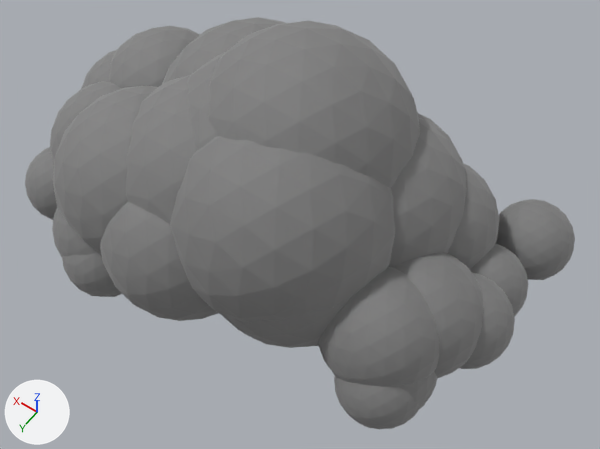
Renders of the glTF model Break A Bed/Models/clouds/Cloud_1.glb from each side of a commit.
The view is the same before and after, from a 50 mm camera at (-28.7, 34.7, 58.5) aimed at (-5.2, 1.8, 6.8). Arrows for +X, +Y and +Z are at lower left; the lights stay in place. The first picture is the older version.

Script lines for the objects in view, before the commit:
```python
me_cloud = bpy.data.meshes.new('Cloud')
me_cloud.from_pydata(...)  # 4860 vertices, 9600 faces; spans x -23.4..22.5, y -15.1..14.4, z 0.4..20.6
me_cloud.materials.append(mat_material_0)  # its picture is missing
ob_cloud = bpy.data.objects.new('Cloud', me_cloud)
ob_cloud.location = (0.0, 0.0, 0.0)
```
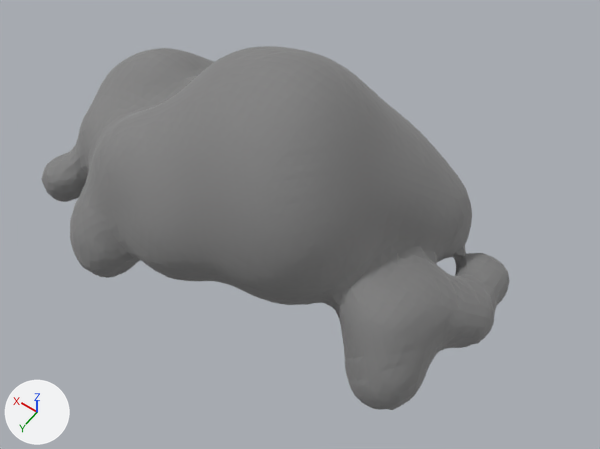
Location of each change, (x1, y1, x2, y2) in pixels of the pictures (600 x 449 px):
'Cloud', reshaped (15% narrower, 12% shorter): before (25, 17, 575, 429); after (42, 46, 509, 410)
part 1 of me_cloud, rebuilt: before (170, 136, 395, 323); after (42, 46, 509, 410)
part 2 of me_cloud, deleted: before (25, 21, 575, 387)
part 3 of me_cloud, deleted: before (162, 17, 467, 429)

The change in detail:
me_cloud is used by ob_cloud; location (0.0, 0.0, 0.0).
me_cloud had 4860 vertices, 9600 faces and spanned x -23.4..22.5, y -15.1..14.4, z 0.4..20.6.
me_cloud now has 4294 vertices, 8588 faces and spans x -21.4..21.2, y -13.0..13.1, z 0.0..18.3.
me_cloud part 1: the loose piece of 162 vertices spanning x -13.5..4.6, y -6.2..12.0, z 0.4..17.8 is rebuilt with 4294 vertices and now spans x -21.4..21.2, y -13.0..13.1, z 0.0..18.3.
me_cloud part 2: 24 loose pieces with 3888 vertices, spanning x -23.4..22.5, y -15.1..14.4, z 0.4..20.6, are deleted.
me_cloud part 3: 810 vertices removed from x -20.3..11.9, y -14.5..10.9, z 0.4..17.0.
